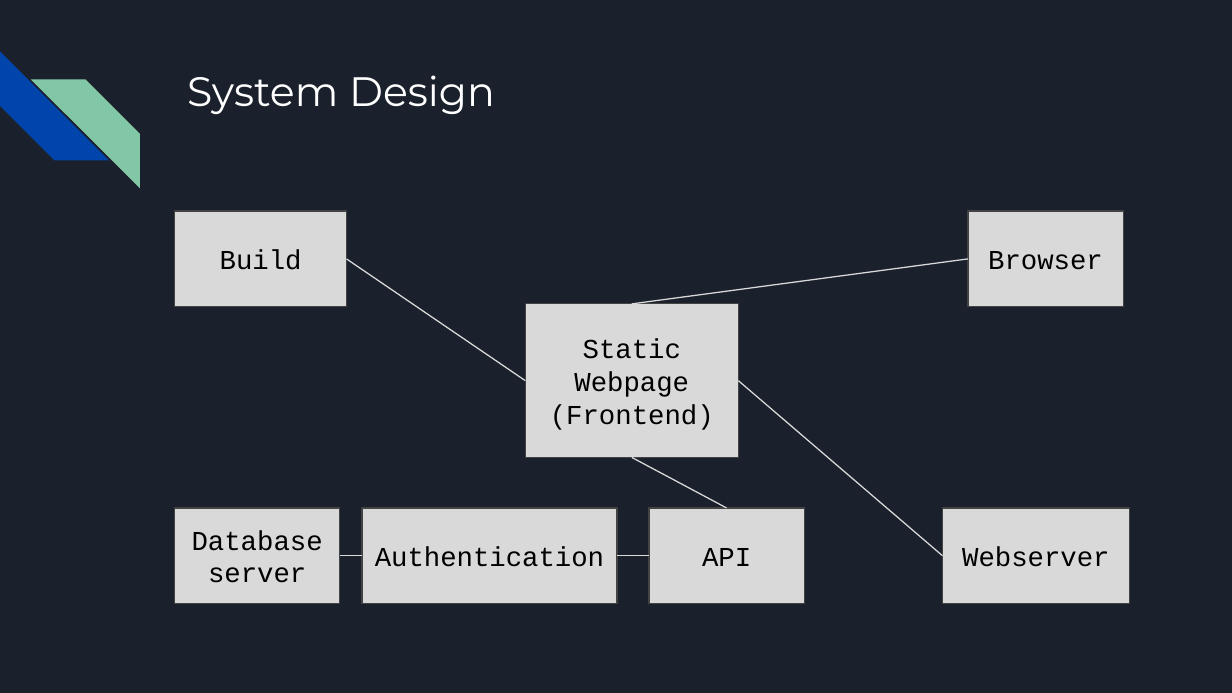
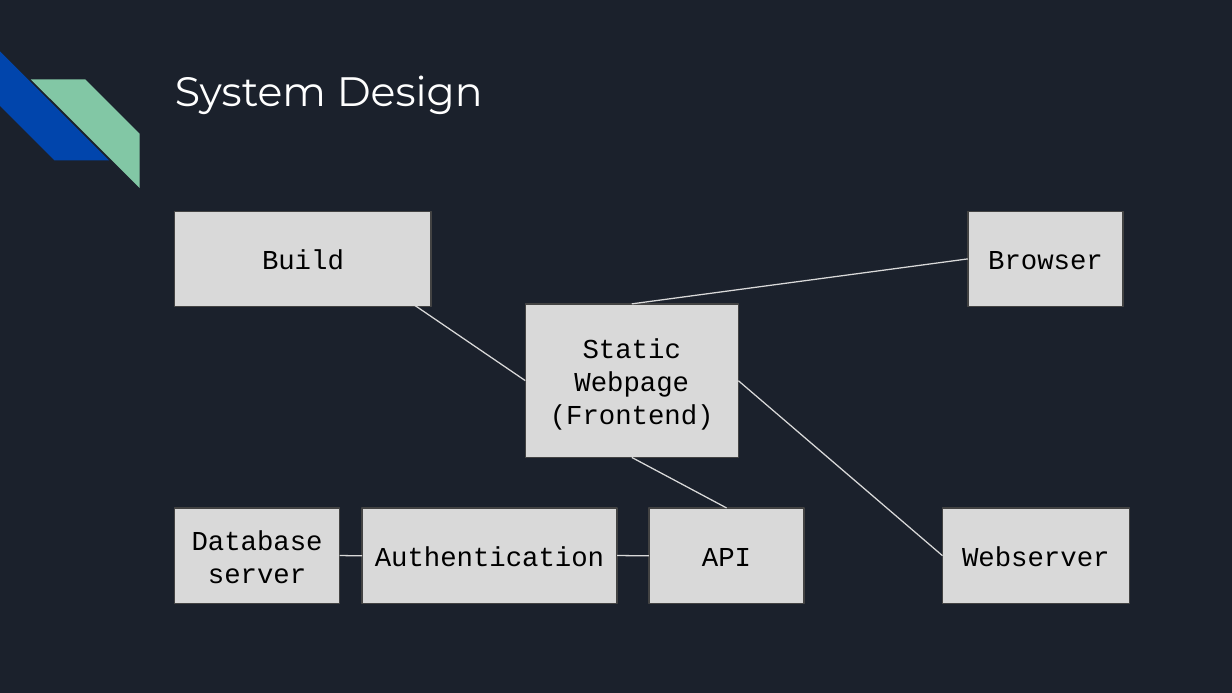
Before and after one commit to g-robertson/ISP-Term-Project, a slide deck: slide 2 of ISP-Project-Final-Presentation.ppt. Drawn at 1232x693 pixels with LibreOffice and Linux fonts; fonts in the diff are those of the drawing. Boxes give left, top, right and bottom in pixels: in the first picture for what was removed or moved away, otherwise in the second. Text is boxed around its words. In the diff, an @@ line names an element or a change of style, - is before the commit and + after.

```diff
--- a/ISP-Project-Final-Presentation.ppt
+++ b/ISP-Project-Final-Presentation.ppt
@@ title "System Design": place and size @@
-title "System Design" at (187,75,495,114)
+title "System Design" at (175,75,483,114)
@@ rectangle "Build": place and size @@
-rectangle "Build" at (175,211,346,306)
+rectangle "Build" at (175,211,431,306)
@@ line removed from (346, 259) to (525, 381) @@
@@ freeform shape added at (346,259,525,381), outline #D9D9D9 0.75 pt @@
@@ line removed from (968, 259) to (632, 304) @@
@@ freeform shape added at (632,259,968,303), outline #D9D9D9 0.75 pt @@
```
Also in this commit, not shown: 3 other files.
